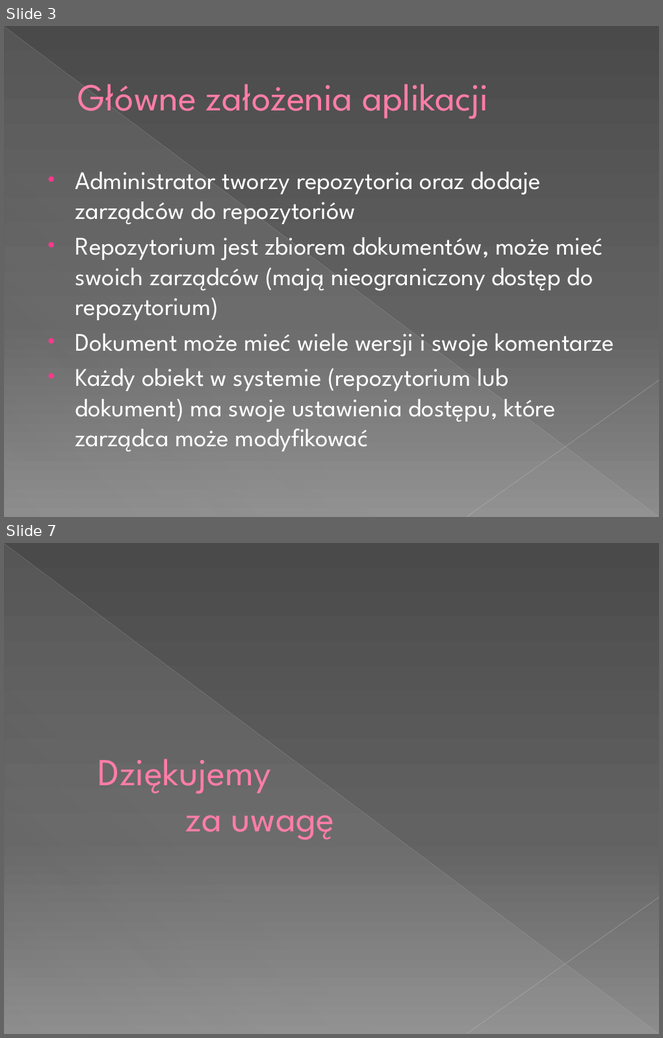
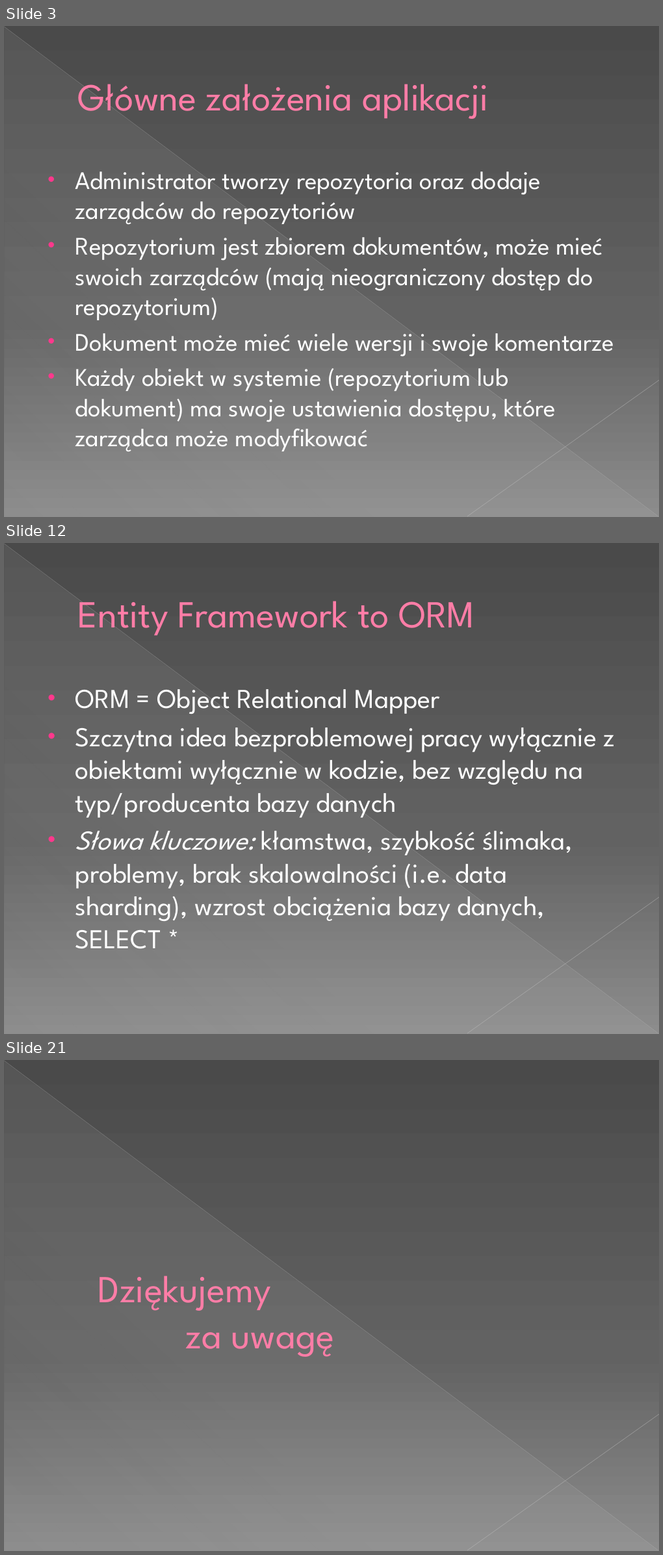
Before and after one commit to tMaxx/docspin, a slide deck: prez/112 Aplikacja do zarządzania obiegiem dokumentów.pptx. Shown one above the other, each under a label of ours: slides 3 and 7 before the commit, slides 3, 12 and 21 after it; the slides between them are not shown. The pictures are 663x1038 and 663x1555 pixels, drawn with LibreOffice and Linux fonts; fonts in the diff are those of the drawing. Boxes give left, top, right and bottom in pixels: in the first picture for what was removed or moved away, otherwise in the second. Text is boxed around its words. In the diff, an @@ line names an element or a change of style, - is before the commit and + after.

```diff
--- a/prez/112 Aplikacja do zarządzania obiegiem dokumentów.pptx
+++ b/prez/112 Aplikacja do zarządzania obiegiem dokumentów.pptx
@@ slide 12 added at (x1=4, y1=543, x2=659, y2=1034), background gradient #4A4A4A to #626262 to #8C8C8C; not listed: 3 template elements that a slide beside it also shows @@
@@ title added at (x1=78, y1=601, x2=475, y2=635), 42 pt, text #FF7DA7 @@
+Entity Framework to ORM
@@ text added at (x1=76, y1=689, x2=615, y2=949), 30 pt, text #FFFFFF @@
+• ORM = Object Relational Mapper
+• Szczytna idea bezproblemowej pracy wyłącznie z obiektami wyłącznie w kodzie, bez względu na typ/producenta bazy danych
+• Słowa kluczowe: kłamstwa, szybkość ślimaka, problemy, brak skalowalności (i.e. data sharding), wzrost obciążenia bazy danych, SELECT *
@@ what was slide 7 is now slide 21 @@
```
Also in this commit, not shown: 1 slide changed, 15 other slides added, 2 slides removed.
